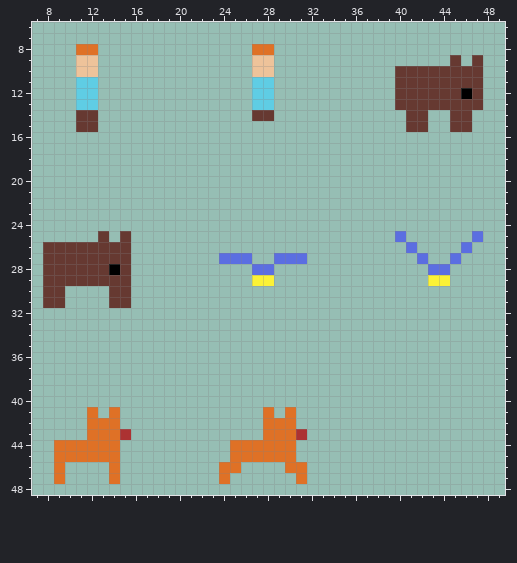
Edited in one commit: pixel-art sprite (Assets/Sprites/shapeshifter-sheet.png). Above, as it was before the edit.
The file is 64x64 pixels. Shown: x 7..49, y 6..48.
Now the later version:
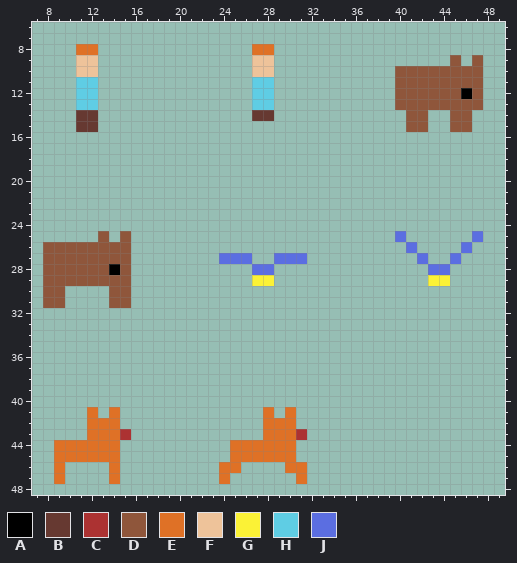
Palette (. is transparent): A #000000  B #663931  C #ac3232  D #8f563b  E #df7126  F #eec39a  G #fbf236  H #5fcde4  J #5b6ee1
Edits made:
The author changed colour B to colour D in row 9 at x 45 and 47; in rows 10 to 11 at x 40 to 47; in row 12 at x 40 to 45 and 47; in row 13 at x 40 to 47; in rows 14 to 15 at x 41 to 42 and 45 to 46; in row 25 at x 13 and 15.
The author changed colour B to colour D in rows 26 to 27 at x 8 to 15; in row 28 at x 8 to 13 and 15; in row 29 at x 8 to 15; in rows 30 to 31 at x 8 to 9 and 14 to 15.
Where, in picture pixels (left, top, right, bottom), the same in both pictures:
changed: (395, 55, 483, 132)
changed: (43, 231, 131, 308)
